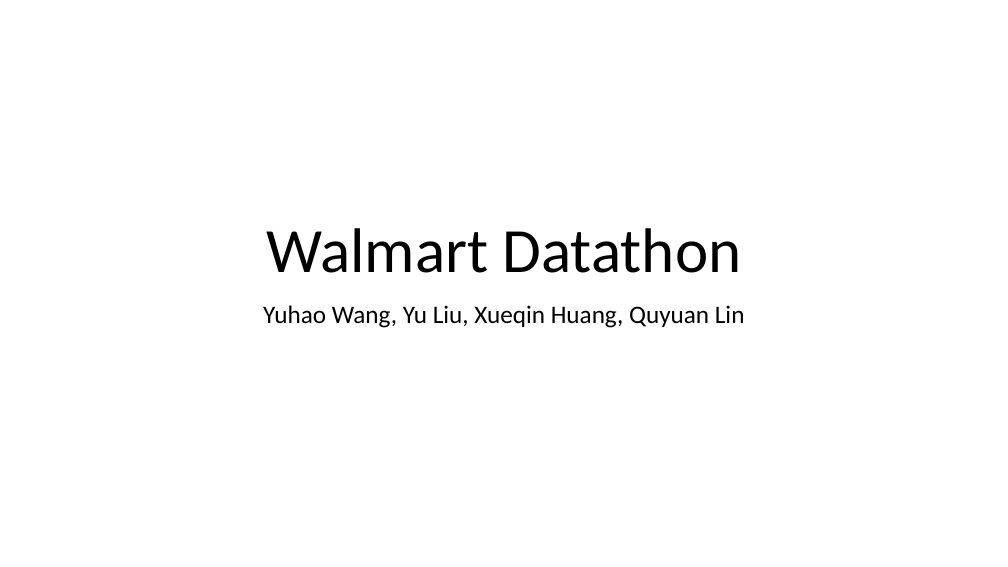
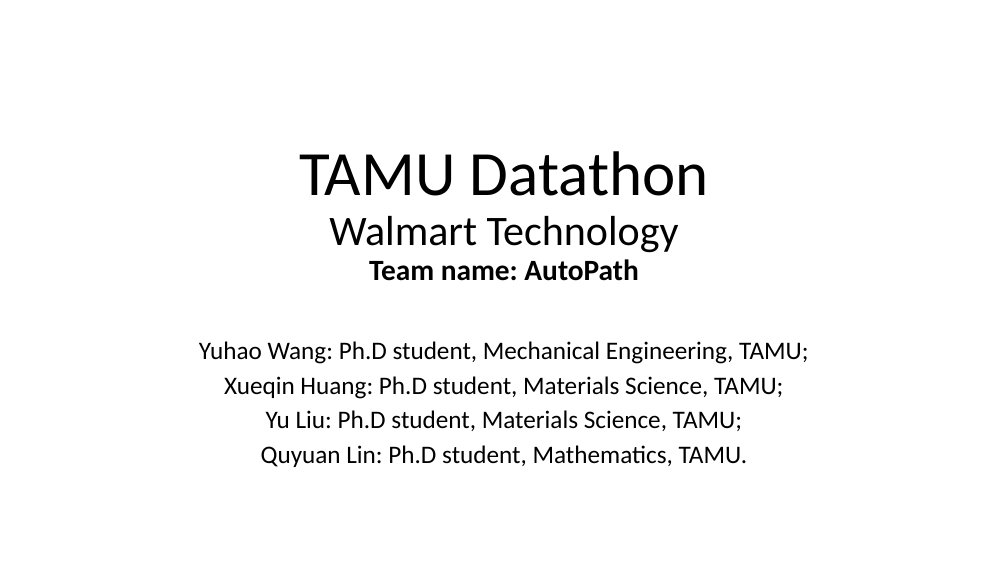
Before and after one commit to yuhaowang2018/Walmart-Datathon-TAMU-Yuhao, a slide deck: slide 1 of Datathon.pptx. Drawn at 1008x567 pixels with LibreOffice and Linux fonts; fonts in the diff are those of the drawing. Boxes give left, top, right and bottom in pixels: in the first picture for what was removed or moved away, otherwise in the second. Text is boxed around its words. In the diff, an @@ line names an element or a change of style, - is before the commit and + after.

Commit message:
update

```diff
--- a/Datathon.pptx
+++ b/Datathon.pptx
@@ title at <box>299,151,709,281</box>: text changed; size 60 to 40 pt @@
-Walmart Datathon
+TAMU Datathon
+Walmart Technology
+Team name: AutoPath
@@ subtitle at <box>199,341,808,467</box>: text changed @@
-Yuhao Wang, Yu Liu, Xueqin Huang, Quyuan Lin
+Yuhao Wang: Ph.D student, Mechanical Engineering, TAMU;
+Xueqin Huang: Ph.D student, Materials Science, TAMU;
+Yu Liu: Ph.D student, Materials Science, TAMU;
+Quyuan Lin: Ph.D student, Mathematics, TAMU.
```
Also in this commit, not shown: 1 slide added.
